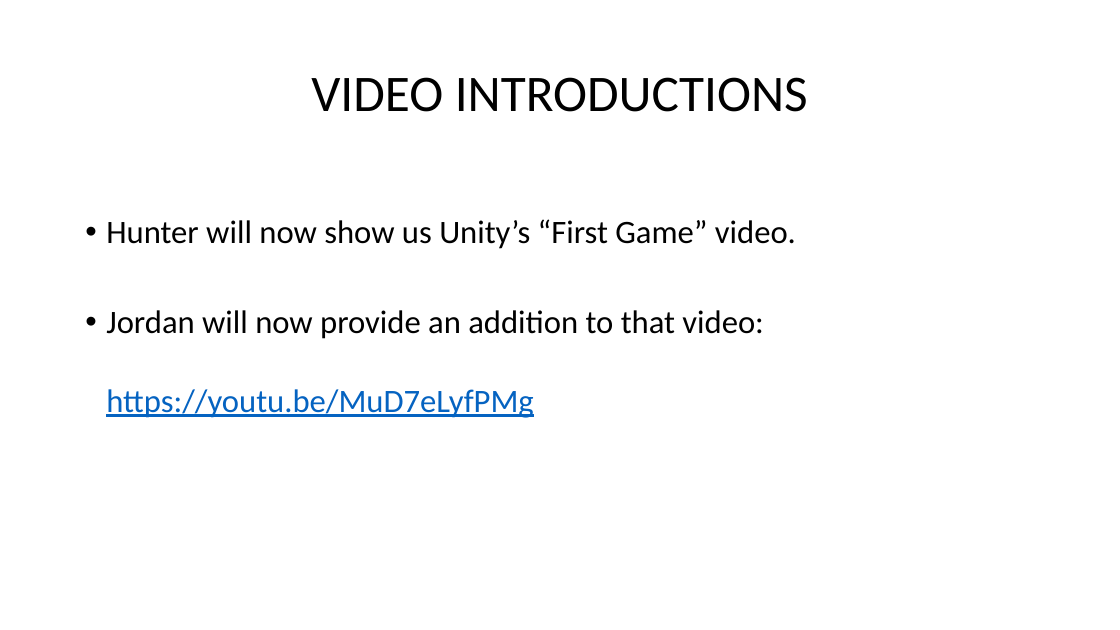
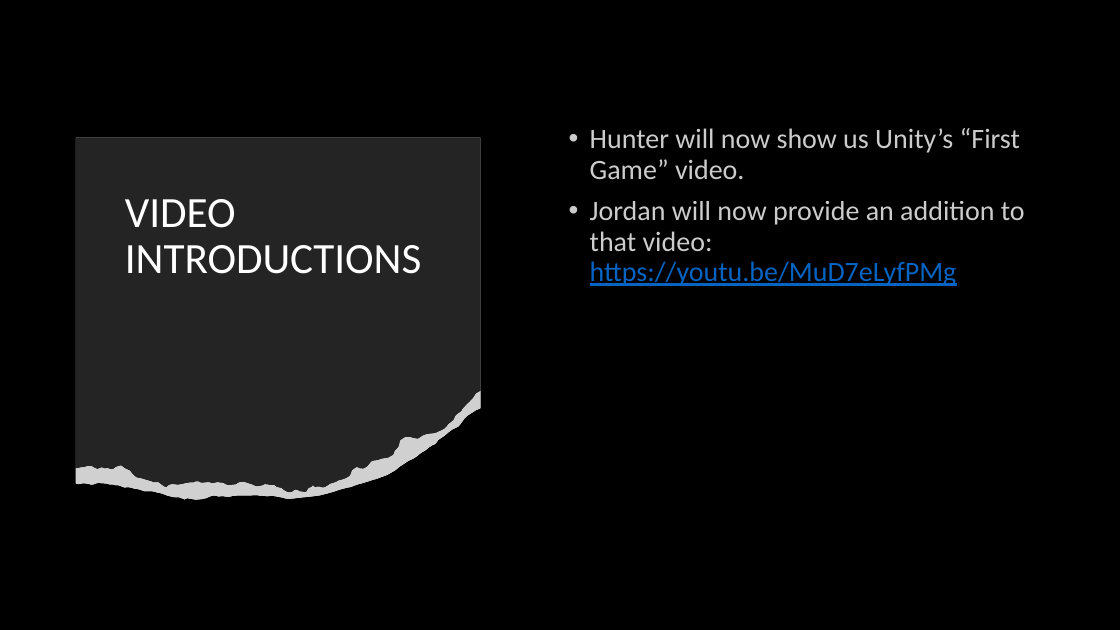
Before and after one commit to jorrtayl/Group-Project, a slide deck: slide 2 of Group Project.pptx. Drawn at 1120x630 pixels with LibreOffice and Linux fonts; fonts in the diff are those of the drawing; grey boxes stand for pictures. Boxes give left, top, right and bottom in pixels: in the first picture for what was removed or moved away, otherwise in the second. Text is boxed around its words. In the diff, an @@ line names an element or a change of style, - is before the commit and + after.

```diff
--- a/Group Project.pptx
+++ b/Group Project.pptx
@@ background #FFFFFF to #000000 @@
@@ freeform shape added at (76,138,481,500), fill #FFFFFF @@
@@ freeform shape added at (76,138,481,500), fill #000000 at 86% opacity @@
@@ text "Hunter will now show us ...": place and size @@
-text "Hunter will now show us ..." at (106,219,796,418)
+text "Hunter will now show us ..." at (590,128,1025,286)
@@ text "Hunter will now show us ..." at (590,128,1025,286): size 28 to 24 pt; text colour #000000 to #FFFFFF at 80% opacity in "Hunter will now show us Unity’s “First ...", "Jordan will now provide an addition to ..."; line spacing 2 to 0.9 @@
@@ title "VIDEO INTRODUCTIONS": place and size @@
-title "VIDEO INTRODUCTIONS" at (311,77,808,112)
+title "VIDEO INTRODUCTIONS" at (125,199,421,274)
@@ title "VIDEO INTRODUCTIONS" at (125,199,421,274): size 44 to 37 pt, text colour #000000 to #FFFFFF; alignment centre to left; vertical alignment middle to top @@
@@ freeform shape added at (76,392,481,500), fill #FFFFFF @@
@@ picture added at (76,392,481,500) @@
```
Also in this commit, not shown: 8 other slides changed, 1 slide added.
